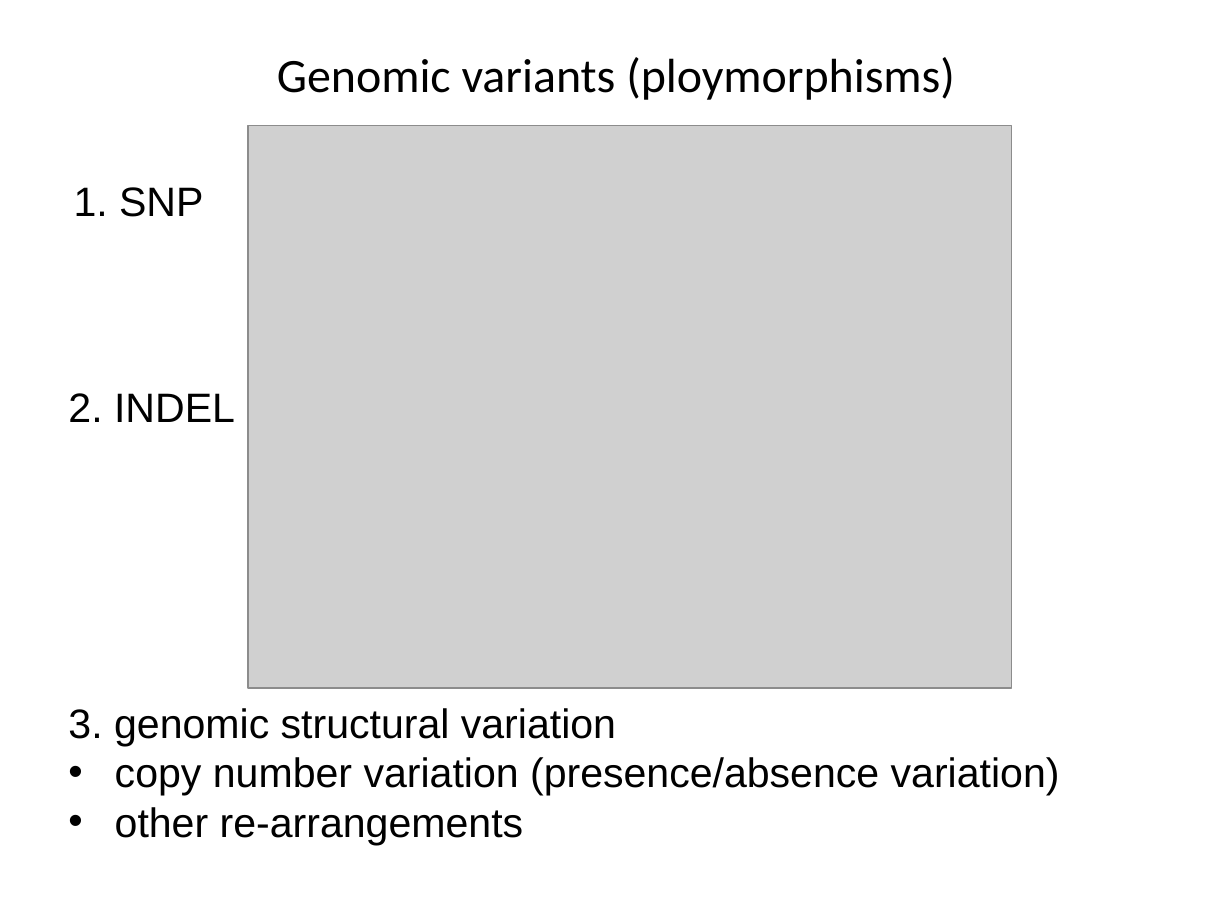
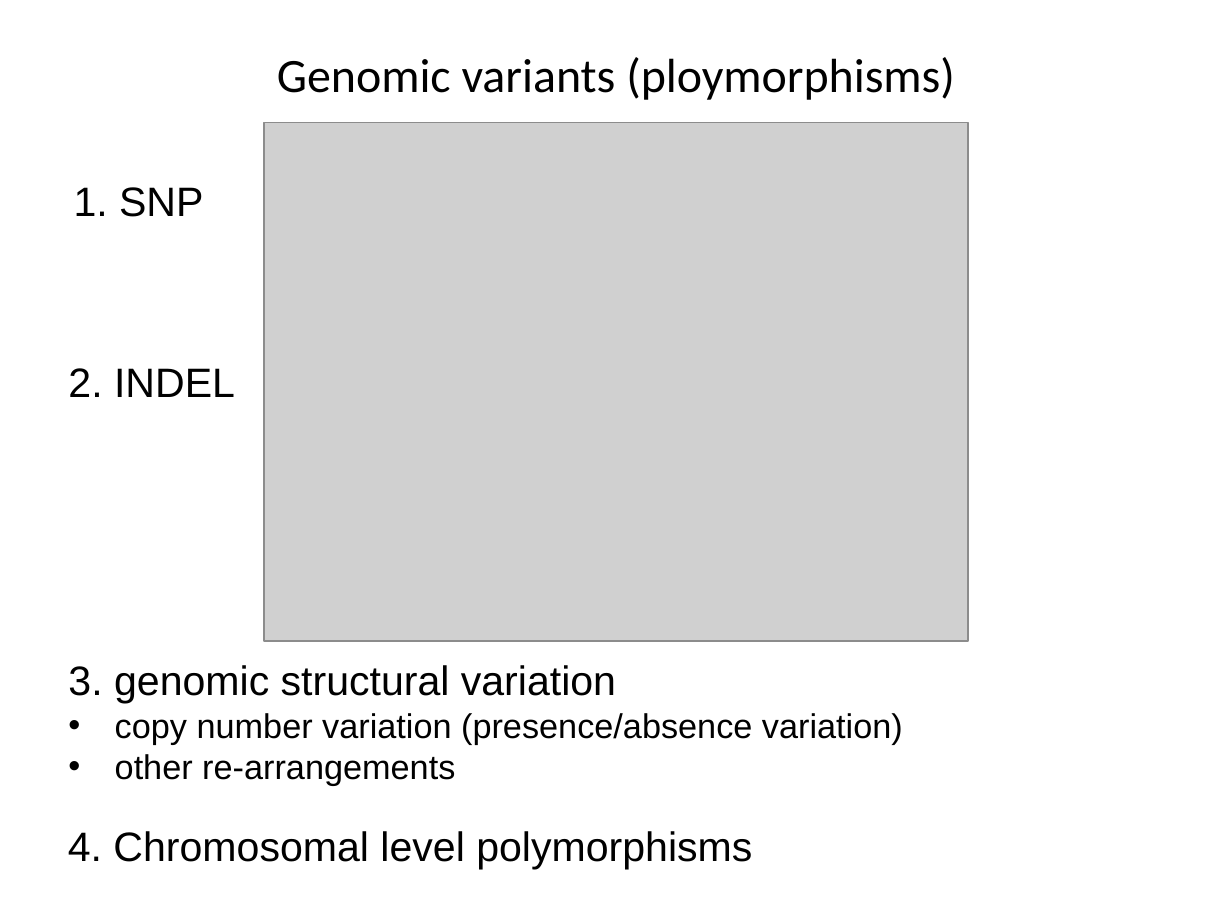
Before and after one commit to liu3zhenlab/teaching, a slide deck: slide 4 of PLPTH813Bioinformatis/2023/lectures/lecture08_variants.pptx. Drawn at 1232x924 pixels with LibreOffice and Linux fonts; fonts in the diff are those of the drawing; grey boxes stand for pictures. Boxes give left, top, right and bottom in pixels: in the first picture for what was removed or moved away, otherwise in the second. Text is boxed around its words. In the diff, an @@ line names an element or a change of style, - is before the commit and + after.

```diff
--- a/PLPTH813Bioinformatis/2023/lectures/lecture08_variants.pptx
+++ b/PLPTH813Bioinformatis/2023/lectures/lecture08_variants.pptx
@@ picture: place and size @@
-picture at (248, 126, 1011, 687)
+picture at (264, 122, 968, 641)
@@ text "2. INDEL": place and size @@
-text "2. INDEL" at (68, 393, 235, 422)
+text "2. INDEL" at (68, 368, 235, 397)
@@ text "3. genomic structural variation": place and size @@
-text "3. genomic structural variation" at (68, 708, 1060, 845)
+text "3. genomic structural variation" at (68, 665, 903, 785)
@@ text at (115, 713, 903, 785): size 24 to 20 pt in "copy number variation (presence/absence variation)", "other re-arrangements" @@
@@ text added at (68, 831, 752, 869), 24 pt, text #000000 @@
+4. Chromosomal level polymorphisms
```
Also in this commit, not shown: 2 other slides changed, 1 slide added, 3 other files.
